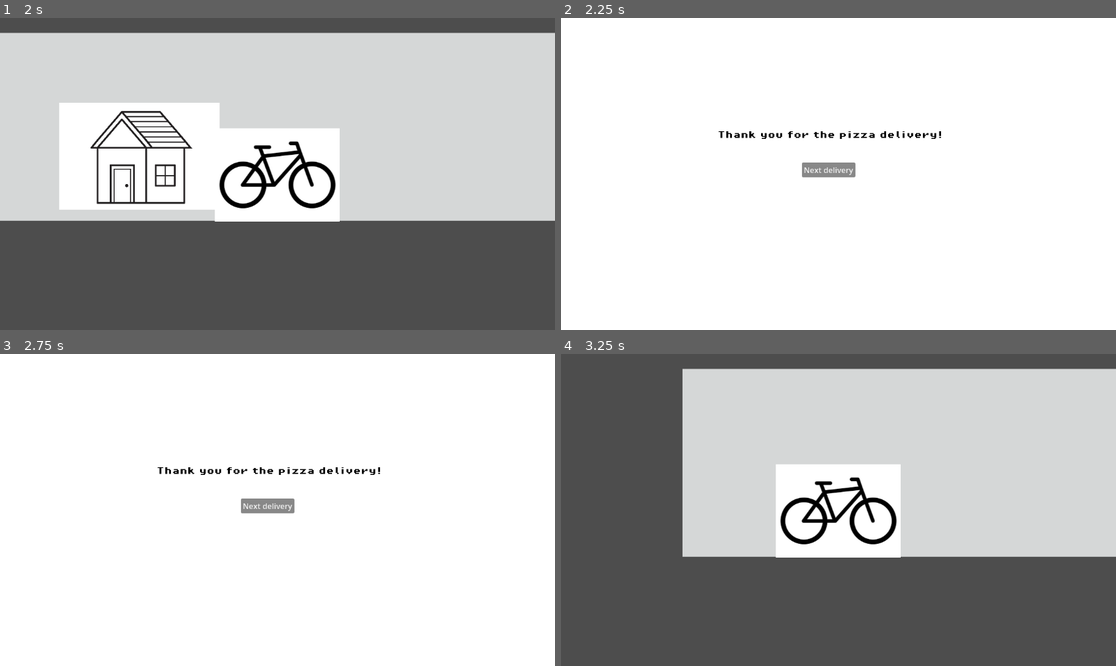
Above: before the commit, frames 1-4 (two rows, left to right).
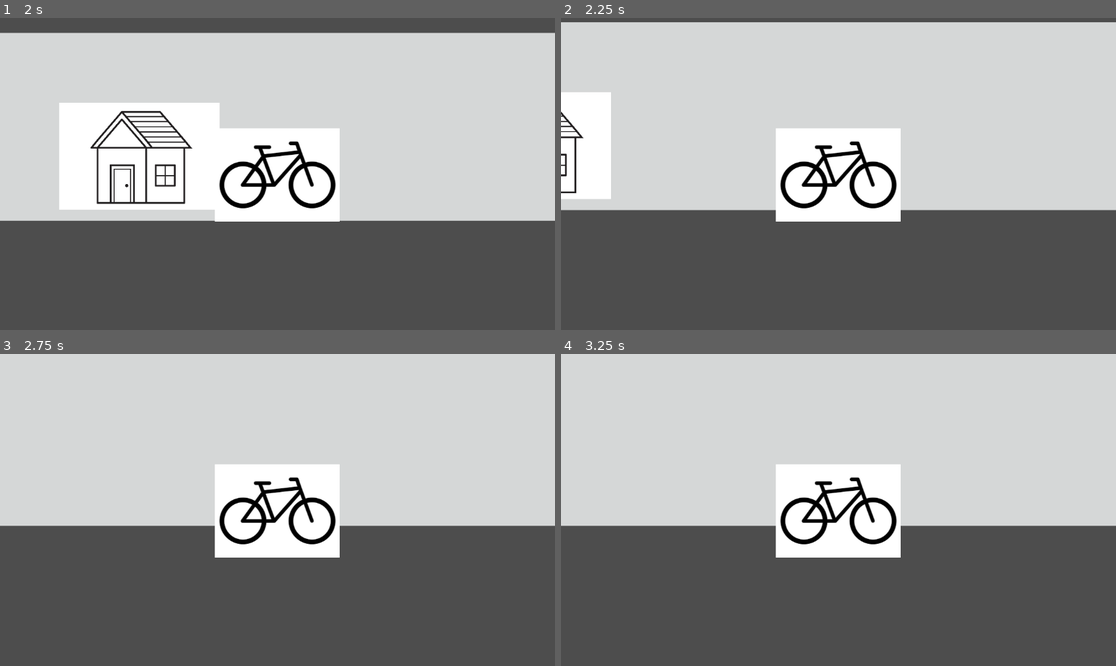
Above: after the commit, the same moments.

Repository: andreaTheCoder/brackeysgamejam
Game: Godot game, scene res://scenes/game.tscn
Same seed, same stepped clock (60 frames per second), same inputs: the game is played once before the commit and once after it.
Inputs (mouse positions are in pixels of both pictures, inside the frame that each line leads up to):
- Up to frame 1 (2 s): tap Enter at 0.5 s; hold Shift (deliver) 0.53-1.28 s; hold Right (forward) from 0.53 s (still down); tap Shift (deliver) at 1.35 s
- Up to frame 2 (2.25 s): release Right (forward) at 2.03 s; hold Down (down) from 2.03 s (still down); hold Shift (deliver) from 2.03 s (still down)
- Up to frame 3 (2.75 s): keep holding Down (down); keep holding Shift (deliver)
- Up to frame 4 (3.25 s): release Down (down) at 2.75 s; release Shift (deliver) at 2.75 s; click (827, 506) at 2.75 s, where only the run before the commit has a clickable "Next delivery"

Frame 1 is identical in both runs. In frame 2, 92% of the frame differs, in the area x 0-100%, y 0-100%; in frame 3, 95%; in frame 4, 22%.

Commit message:
target house delivery bug fix
once it entered it will always be able to deliver, now once you exit the range you can't deliver it

Diff:
--- a/scenes/game.tscn
+++ b/scenes/game.tscn
@@ -44,3 +44,5 @@
 
 [node name="target_house" parent="." instance=ExtResource("4_lbhrr")]
 position = Vector2(777, -37)
+
+[connection signal="body_exited" from="target_house" to="target_house" method="_on_body_exited"]
--- a/scripts/target_house.gd
+++ b/scripts/target_house.gd
@@ -15,3 +15,7 @@
 
 func _on_body_entered(body: Node2D) -> void:
 	at_house = true
+
+
+func _on_body_exited(body: Node2D) -> void:
+	at_house = false
